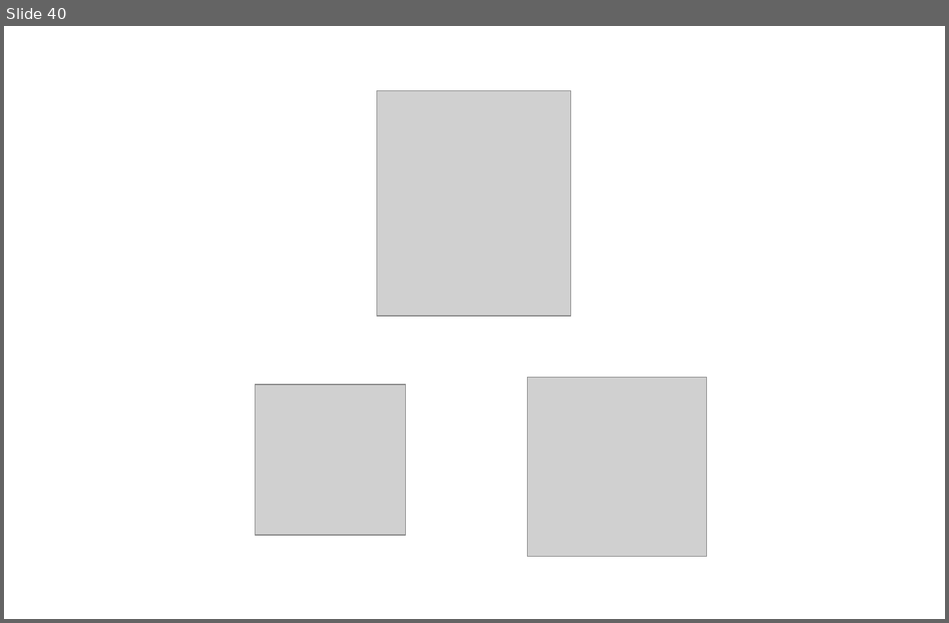
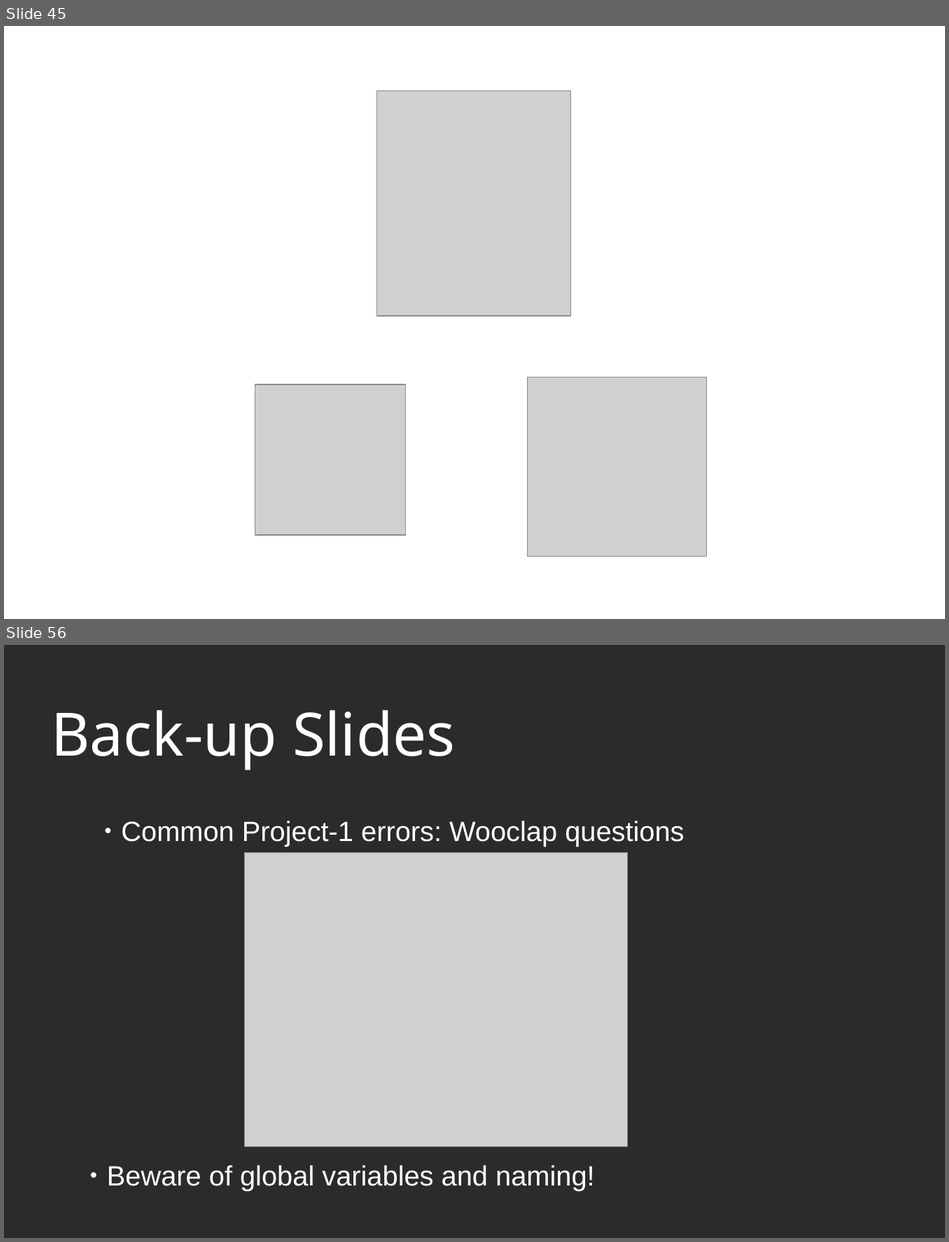
Before and after one commit to PabloMosUU/UssPython, a slide deck: LectureNotes/Module11/11 Accessing Remote Resources presentation.odp. Shown one above the other, each under a label of ours: slide 40 before the commit, slides 45 and 56 after it; the slides between them are not shown. The pictures are 949x623 and 949x1242 pixels, drawn with LibreOffice and Linux fonts; fonts in the diff are those of the drawing; grey boxes stand for pictures; background and template pictures are left out; a plain dark background stands for a picture behind light text. Boxes give left, top, right and bottom in pixels: in the first picture for what was removed or moved away, otherwise in the second. Text is boxed around its words. In the diff, an @@ line names an element or a change of style, - is before the commit and + after.

```diff
--- a/LectureNotes/Module11/11 Accessing Remote Resources presentation.odp
+++ b/LectureNotes/Module11/11 Accessing Remote Resources presentation.odp
@@ slide 56 added at [4, 645, 945, 1238], background picture (left out) @@
@@ title added at [51, 710, 455, 770], 60 pt, text #FFFFFF @@
+Back-up Slides
@@ text added at [121, 821, 684, 846], 28 pt, text #FFFFFF @@
+● Common Project-1 errors: Wooclap questions
@@ picture added at [244, 853, 627, 1147] @@
@@ text added at [107, 1165, 595, 1190], 28 pt, text #FFFFFF @@
+● Beware of global variables and naming!
@@ what was slide 40 is now slide 45 @@
```
Also in this commit, not shown: 4 slides changed, 23 other slides added, 10 slides removed, 17 other files.
